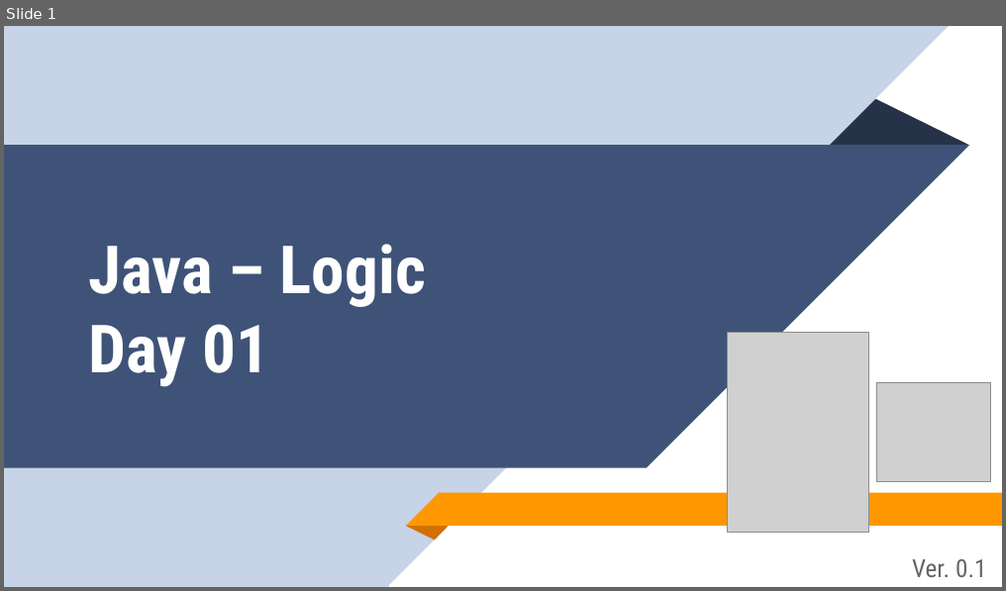
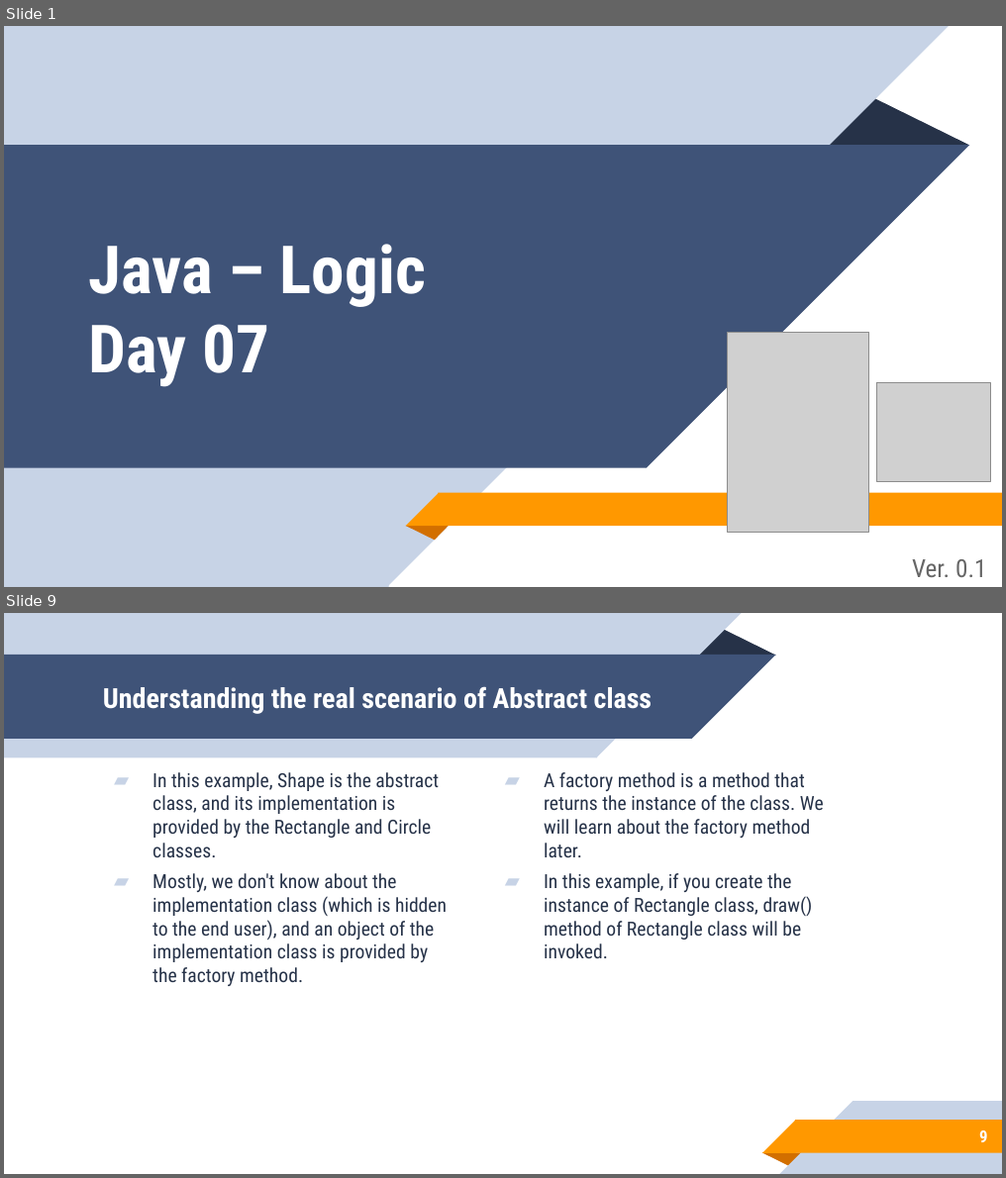
Before and after one commit to aronipurwanto/materi-xa, a slide deck: java/java-logic/Slide-Java-Logic-07.pptx. Shown one above the other, each under a label of ours: slide 1 before the commit, slides 1 and 9 after it; the slides between them are not shown. The pictures are 1006x591 and 1006x1178 pixels, drawn with LibreOffice and Linux fonts; fonts in the diff are those of the drawing; grey boxes stand for pictures. Boxes give left, top, right and bottom in pixels: in the first picture for what was removed or moved away, otherwise in the second. Text is boxed around its words. In the diff, an @@ line names an element or a change of style, - is before the commit and + after.

Commit message:
update logic 6

```diff
--- a/java/java-logic/Slide-Java-Logic-07.pptx
+++ b/java/java-logic/Slide-Java-Logic-07.pptx
@@ slide 9 added at (4,613,1002,1174), background #FFFFFF @@
@@ group added at (4,613,775,758): 2 rectangles, 2 right triangles, 1 triangle @@
@@ title added at (103,686,652,714), 20 pt, text #FFFFFF, bold @@
+Understanding the real scenario of Abstract class
@@ text added at (152,772,447,986), 14 pt, text #263248 @@
+▰ In this example, Shape is the abstract class, and its implementation is provided by the Rectangle and Circle classes.
+▰ Mostly, we don't know about the implementation class (which is hidden to the end user), and an object of the implementation class is provided by the factory method.
@@ text added at (544,772,824,959), 14 pt, text #263248 @@
+▰ A factory method is a method that returns the instance of the class. We will learn about the factory method later.
+▰ In this example, if you create the instance of Rectangle class, draw() method of Rectangle class will be invoked.
@@ group added at (762,1101,1002,1173): 2 rectangles, 2 right triangles, 1 triangle @@
@@ page number added at (979,1131,987,1143), 12 pt, text #FFFFFF, bold @@
+9
@@ slide 1 changed as well @@
@@ title at (89,244,426,387): text changed @@
-Java – Logic
-Day 01
+Java – Logic
+Day 07
```
Also in this commit, not shown: 12 other slides changed, 39 other slides added, 21 slides removed, 41 other files.
